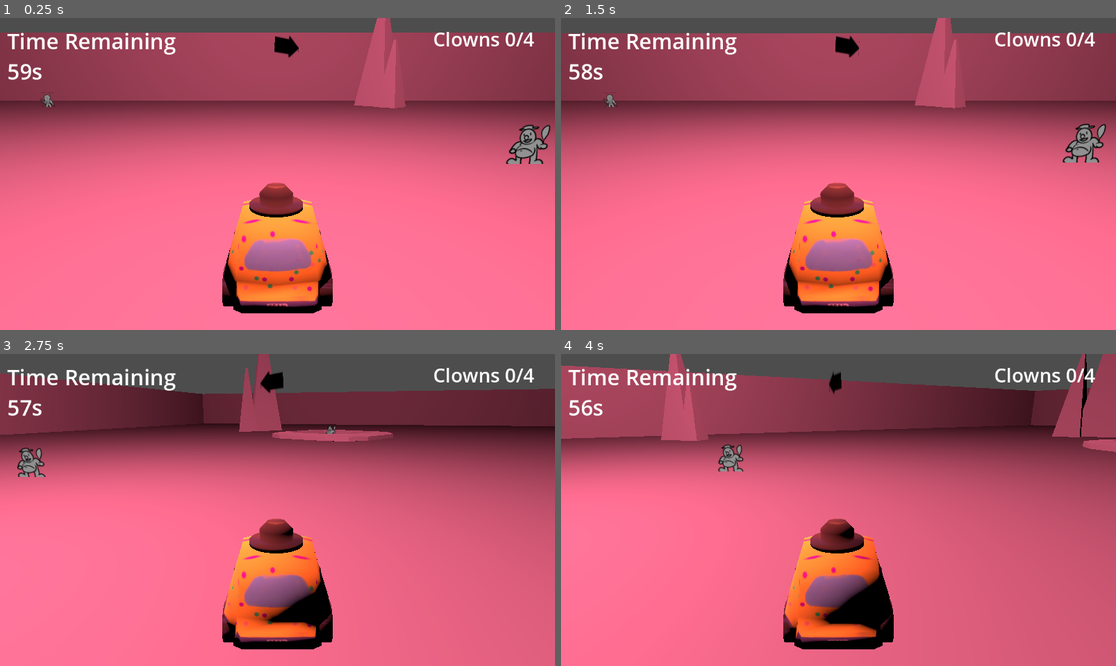
Above: before the commit, frames 1-4 (two rows, left to right).
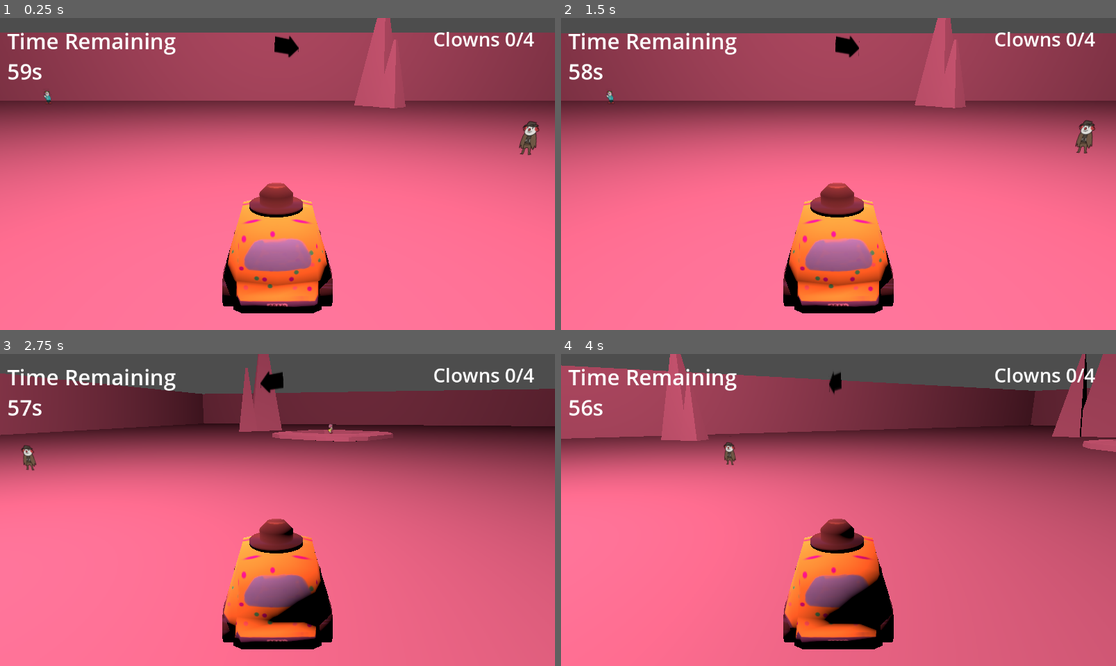
Above: after the commit, the same moments.

Repository: malceore/ClownCarGame
Game: Godot game, scene res://scenes/level_world_3.tscn
The game is run twice, just before and just after one commit, with the same random seed, the same clock (stepped at 60 frames per second) and the same inputs. This scene is started directly instead of the project's main scene.
Inputs (mouse positions are in pixels of both pictures, inside the frame that each line leads up to):
- Up to frame 1 (0.25 s): no input
- Up to frame 2 (1.5 s): tap Enter at 0.5 s; move the mouse to (960, 158) at 0.52 s; press the mouse at (960, 158) at 0.53 s; hold D (turn_right) 0.53-1.28 s; tap Space (honk) at 1.25, 1.35 s; move the mouse to (727, 189) at 1.27 s; release the mouse at (727, 189) at 1.28 s; hold S (reverse) from 1.28 s (still down)
- Up to frame 3 (2.75 s): move the mouse to (333, 441) at 2.02 s; release S (reverse) at 2.03 s; press the mouse at (333, 441) at 2.03 s; hold D (turn_right) from 2.03 s (still down)
- Up to frame 4 (4 s): move the mouse to (810, 572) at 2.77 s; release D (turn_right) at 2.78 s; release the mouse at (810, 572) at 2.78 s; hold W (accelerate) 2.78-3.53 s; tap Space (honk) at 2.85 s; move the mouse to (1005, 556) at 3.52 s; press the mouse at (1005, 556) at 3.53 s; hold A (turn_left) from 3.53 s (still down)

The runs differ from the first frame. In frame 1, 0.7% of the frame differs, in the area x 7-100%, y 23-47%; in frame 2, 0.7%; in frame 3, 0.4%; in frame 4, 0.3%.

Commit message:
adding house and tree modek, replacing clown sprites with final.

Diff:
--- a/scenes/clown_billboard.tscn
+++ b/scenes/clown_billboard.tscn
@@ -14,7 +14,7 @@
 mesh = SubResource("BoxMesh_cmh0x")
 
 [node name="Sprite3D" type="Sprite3D" parent="."]
-transform = Transform3D(3, 0, 0, 0, 3, 0, 0, 0, 3, 0, 0.769614, 0)
+transform = Transform3D(1.5, 0, 0, 0, 1.5, 0, 0, 0, 1.5, 0, 1.9503, 0)
 billboard = 2
 texture = ExtResource("2_w4gju")
-hframes = 4
+hframes = 6
--- a/scripts/clown_billboard.gd
+++ b/scripts/clown_billboard.gd
@@ -3,7 +3,7 @@
 var enabled = true
 var rng = RandomNumberGenerator.new()
 func _ready():
-	$Sprite3D.frame = rng.randf_range(0.0, 3.0)
+	$Sprite3D.frame = rng.randf_range(0.0, 5.0)
 
 func disable():
 	enabled = false
Binary file added: graphics/boot.png
Binary file changed: graphics/clowns.png
Not shown, added: models/house.mtl
Not shown, added: models/house.obj
Not shown, added: models/tree_2.mtl
Not shown, added: models/tree_2.obj
Not shown, added: graphics/clowns.png~
Not shown, changed: kritas/clowns_v2.kra
Not shown, added: kritas/clowns_v2.kra~
